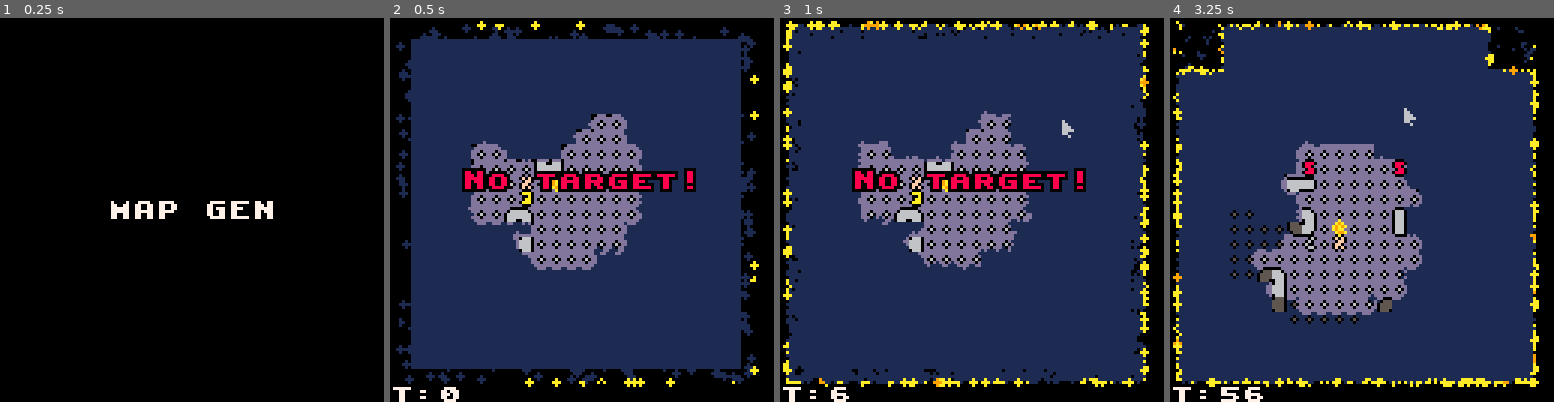
Above: before the commit, frames 1-4 (left to right).
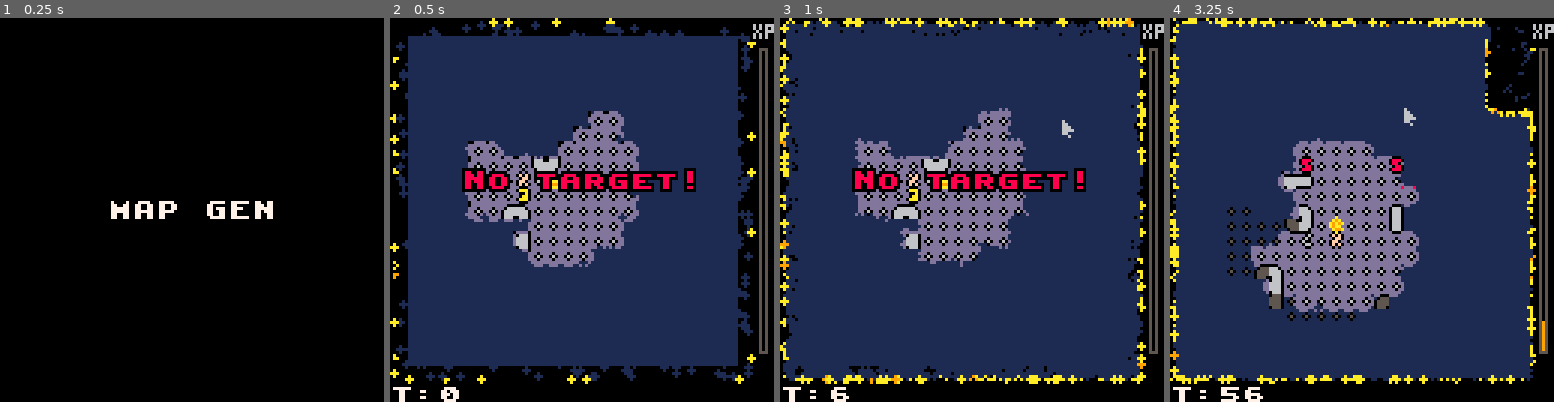
Above: after the commit, the same moments.

Repository: cpiod/blob-blob-blob
Game: PICO-8 cartridge blob.p8
The game is run twice, just before and just after one commit, with the same random seed, the same clock (stepped at 60 frames per second) and the same inputs.
Inputs (mouse positions are in pixels of both pictures, inside the frame that each line leads up to):
- Up to frame 1 (0.25 s): no input
- Up to frame 2 (0.5 s): tap X (X key) at 0.33 s
- Up to frame 3 (1 s): click (1060, 121) at 0.67 s; tap O (Z key) at 0.7 s
- Up to frame 4 (3.25 s): tap X (X key) at 1.07, 1.85, 2.97 s; click (1216, 267) at 1.22 s; hold Right 1.6-2.1 s; tap O (Z key) every 0.4 s from 1.7 to 2.9 s; click (1277, 114) at 1.77 s; hold Up 2.15-2.42 s; click (1342, 259) at 2.32 s; hold Right 2.47-3.03 s; click (1404, 106) at 2.87 s; hold Left from 3.08 s (still down)

Frame 1 is identical in both runs. In frame 2, 8.8% of the frame differs, in the area x 0-100%, y 0-97%; in frame 3, 11%; in frame 4, 16%.

Commit message:
Points, XP

Diff:
--- a/blob.p8
+++ b/blob.p8
@@ -5,7 +5,8 @@
 -- by cpiod for 7drl22
 
 function _init()
--- xp=0
+ xp={[0]=0,0,0,0,0}
+ points=0
  w,h=62,38
  mouse_show_class=nil
  hunger_delay=500
@@ -28,6 +29,7 @@
  screen_dx=0
  screen_dy=0
  show_map=false
+ force_map=false
  redraw=false
  ents={}
  srand(2)--todo
@@ -164,12 +166,17 @@
   sys_dead(ents)
 
   -- check deaths
-  local found=false
+  local hp=0
   for e in all(ents) do
-	  if(e.blob) found=true update_target(e)
+	  if(e.blob) hp+=e.last-e.first+1 update_target(e)
 	 end
 	 -- game over
-	 if(not found) status=20
+	 if(hp==0) status=20
+	 if hp<=6 then
+	  force_map=true
+	 else
+	  force_map=false
+	 end
  end
 
  if dirty_cells then
@@ -325,8 +332,8 @@
 -->8
 -- draw
 
-hx=2
-hy=2
+hx=1
+hy=1
 skip=0
 shake=0
 whoshake={}
@@ -340,7 +347,8 @@
  dithering(500)
  if status!=20 then
 	 draw_background_entities()
-	 if(show_map) draw_map()
+	 draw_xp()
+	 if(show_map or force_map) draw_map()
 	 if(show_classes) draw_classes()
 	 ?nice_print("T:"..turn,0,121)
 	 draw_mouse()
@@ -350,6 +358,19 @@
 	 draw_msg()
  elseif status==20 then
   nice_print("game over!",nil,60,8)
+  nice_print(points.." POINTS",nil,70,8)
+ end
+end
+
+function draw_xp()
+ nice_print("xp",121,2,6,false)
+ local y=110
+ local x=124
+ rectfill(x-1,y-100,x+1,y+1,5)
+ line(x,y,x,y-99,0)
+ for i=0,4 do
+  if(xp[i]!=0) line(x,y-xp[i]+1,x,y,class_attr[i].c2)
+  y-=xp[i]
  end
 end
 
@@ -420,7 +441,7 @@
  nice_print("z (LONG PRESS)",nil,33)
  nice_print("CHANGE SPECIES",nil,40,6)
  nice_print("c (SHORT PRESS)",nil,50)
- nice_print("fOCUS NEXT BLOB",nil,58,6)
+ nice_print("wAIT/NEXT BLOB",nil,58,6)
  nice_print("c (LONG PRESS)",nil,68)
  nice_print("sPLIT THE BLOB",nil,76,6)
  nice_print("hOVER WITH MOUSE",nil,86)
@@ -523,12 +544,12 @@
 end
 
 function draw_map()
- rectfill(21,21,107,107,0)
+-- rectfill(21,21,107,107,0)
  for x=0,41 do
   local sx=22+2*x
   for y=0,41 do
+   local sy=22+2*y
    if seen[x+42*y] then
-	   local sy=22+2*y
 	   if(losb[x+42*y]) pal(1,13) pal(5,6)
 	   m=mget(x,y)
 	   if m==33 or m==38 then
@@ -546,6 +567,11 @@
 	   end
 	   pal(1,1)
 	   pal(5,5)
+	  else
+		  if(seen[x-1+42*y]) line(sx,sy,sx,sy+1,0)
+		  if(seen[x+1+42*y]) line(sx+1,sy,sx+1,sy+1,0)
+		  if(seen[x+42+42*y]) line(sx,sy+1,sx+1,sy+1,0)
+		  if(seen[x-42+42*y]) line(sx,sy,sx+1,sy,0)
 	  end
   end
  end
@@ -1103,6 +1129,7 @@
 {"cautious:","aTKsPD -1","aRMOR  +1"}}
 
 default_hp={[0]=3,5,2,3,5}
+rewards={[0]=0,0,0,0,0}
 
 carac_hilite={
 [0]={"mOVsPD","aRMOR"},
@@ -1183,6 +1210,7 @@
  ents={}
  local b=current_blob
  add(ents,b)
+ hp=min(64,hp+6) -- mercy
  b.first=0
  b.last=hp-1
  b.target=""
@@ -1478,6 +1506,9 @@
  if e.monster then
   assert(e.killer!=nil)
   if e.killer.blob then
+   points+=100
+   xp[e.killer.c]+=10
+   gain_xp()
    e.killer.target=""
    if(e.killer.adj==1) e.killer+=cmp("healed",{healamount=2})
   end
@@ -1527,6 +1558,24 @@
   assert(false)
  end
 end)
+
+function gain_xp()
+ local sum=0
+ local mx=nil
+ local cmx=nil
+ for i=0,4 do
+  sum+=xp[i]
+  if(mx==nil or xp[i]>mx) mx=xp[i] cmx=i
+ end
+ if(sum>=100) then
+  rewards[cmx]+=1
+  add_msg("lEVEL UP!",11)
+  add_msg(carac_hilite[cmx][1].."+1")
+  for i=0,4 do
+   xp[i]=0
+  end
+ end
+end
 
 function can_move_to(x,y)
  return fget(mget(x,y),0) and check_collision(x,y)==nil
